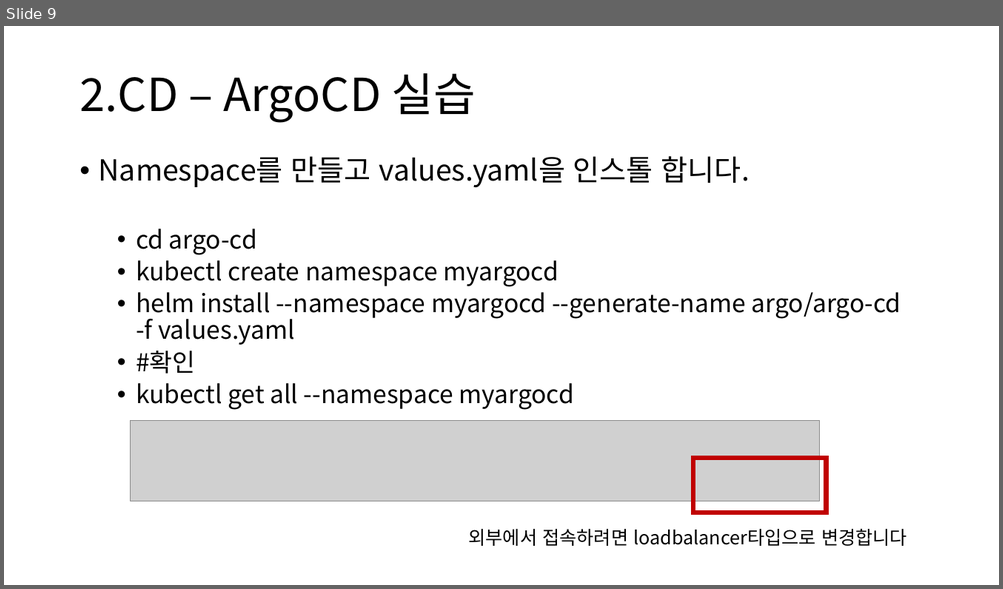
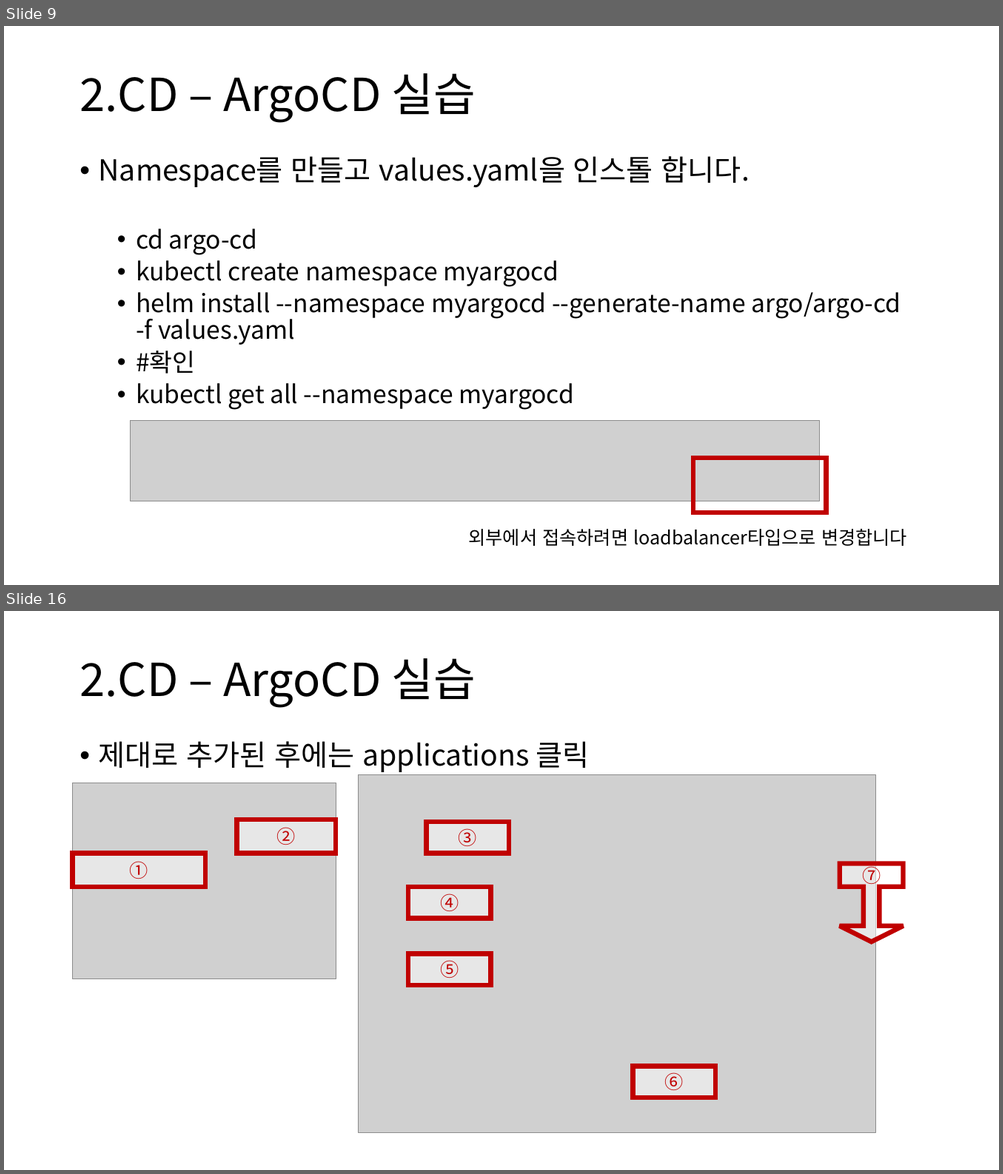
Before and after one commit to truthsj/ds4th_study, a slide deck: source/도커심화_한권으로_배우는_도커_&_쿠버네티스/ch11_깃허브 액션과 ArgoCD를 활용한 CICD.pptx. Shown one above the other, each under a label of ours: slide 9 before the commit, slides 9 and 16 after it; the slides between them are not shown. The pictures are 1003x589 and 1003x1174 pixels, drawn with LibreOffice and Linux fonts; fonts in the diff are those of the drawing; grey boxes stand for pictures. Boxes give left, top, right and bottom in pixels: in the first picture for what was removed or moved away, otherwise in the second. Text is boxed around its words. In the diff, an @@ line names an element or a change of style, - is before the commit and + after.

```diff
--- a/source/도커심화_한권으로_배우는_도커_&_쿠버네티스/ch11_깃허브 액션과 ArgoCD를 활용한 CICD.pptx
+++ b/source/도커심화_한권으로_배우는_도커_&_쿠버네티스/ch11_깃허브 액션과 ArgoCD를 활용한 CICD.pptx
@@ slide 16 added at [4, 611, 999, 1170], background #FFFFFF @@
@@ title added at [79, 658, 475, 708], 44 pt, text #000000 @@
+2.CD – ArgoCD 실습
@@ text added at [99, 741, 589, 772], 28 pt, text #000000 @@
+• 제대로 추가된 후에는 applications 클릭
@@ picture added at [73, 783, 336, 980] @@
@@ picture added at [358, 775, 876, 1133] @@
@@ rectangle added at [237, 820, 336, 854], fill #FFFFFF at 50% opacity, outline #C00000 4.5 pt, 18 pt, text #C00000 @@
+②
@@ rectangle added at [427, 822, 509, 854], fill #FFFFFF at 50% opacity, outline #C00000 4.5 pt, 18 pt, text #C00000 @@
+③
@@ rectangle added at [73, 854, 205, 887], fill #FFFFFF at 50% opacity, outline #C00000 4.5 pt, 18 pt, text #C00000 @@
+①
@@ down arrow callout added at [839, 864, 903, 943], fill #FFFFFF at 50% opacity, outline #C00000 4.5 pt, 18 pt, text #C00000 @@
+⑦
@@ rectangle added at [408, 887, 491, 918], fill #FFFFFF at 50% opacity, outline #C00000 4.5 pt, 18 pt, text #C00000 @@
+④
@@ rectangle added at [408, 954, 491, 985], fill #FFFFFF at 50% opacity, outline #C00000 4.5 pt, 18 pt, text #C00000 @@
+⑤
@@ rectangle added at [633, 1067, 716, 1098], fill #FFFFFF at 50% opacity, outline #C00000 4.5 pt, 18 pt, text #C00000 @@
+⑥
```
Also in this commit, not shown: 1 slide changed, 11 other slides added.
